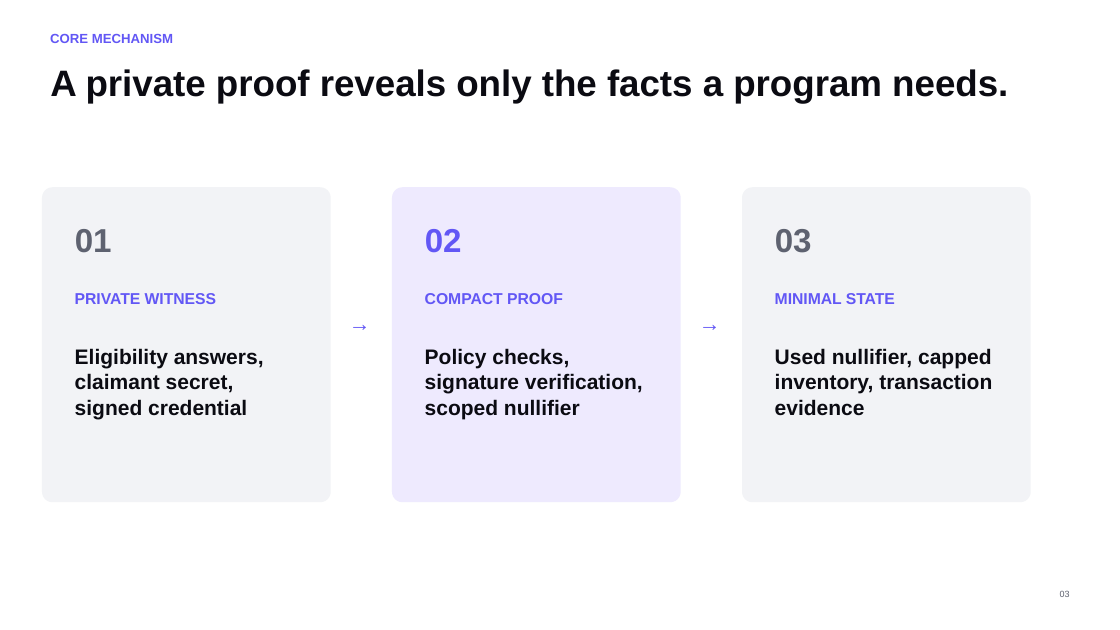
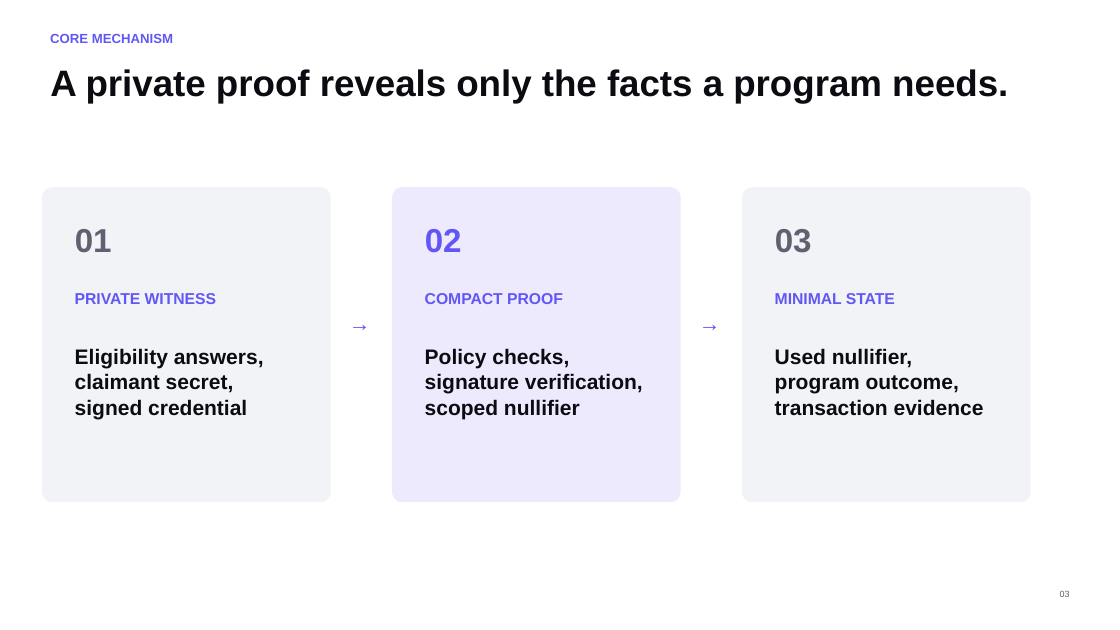
Before and after one commit to 0xNexuz/aletheia, a slide deck: slide 3 of submission/Aletheia_Midnight_Buildathon_Wave1.pptx. Drawn at 1120x630 pixels with LibreOffice and Linux fonts; fonts in the diff are those of the drawing. Boxes give left, top, right and bottom in pixels: in the first picture for what was removed or moved away, otherwise in the second. Text is boxed around its words. In the diff, an @@ line names an element or a change of style, - is before the commit and + after.

Commit message:
fix: align submission evidence and hosted contract discovery

```diff
--- a/submission/Aletheia_Midnight_Buildathon_Wave1.pptx
+++ b/submission/Aletheia_Midnight_Buildathon_Wave1.pptx
@@ text at <box>775,348,984,416</box>: text changed @@
-Used nullifier, capped inventory, transaction evidence
+Used nullifier, program outcome, transaction evidence
```
Also in this commit, not shown: 7 other slides changed, 16 other files.
